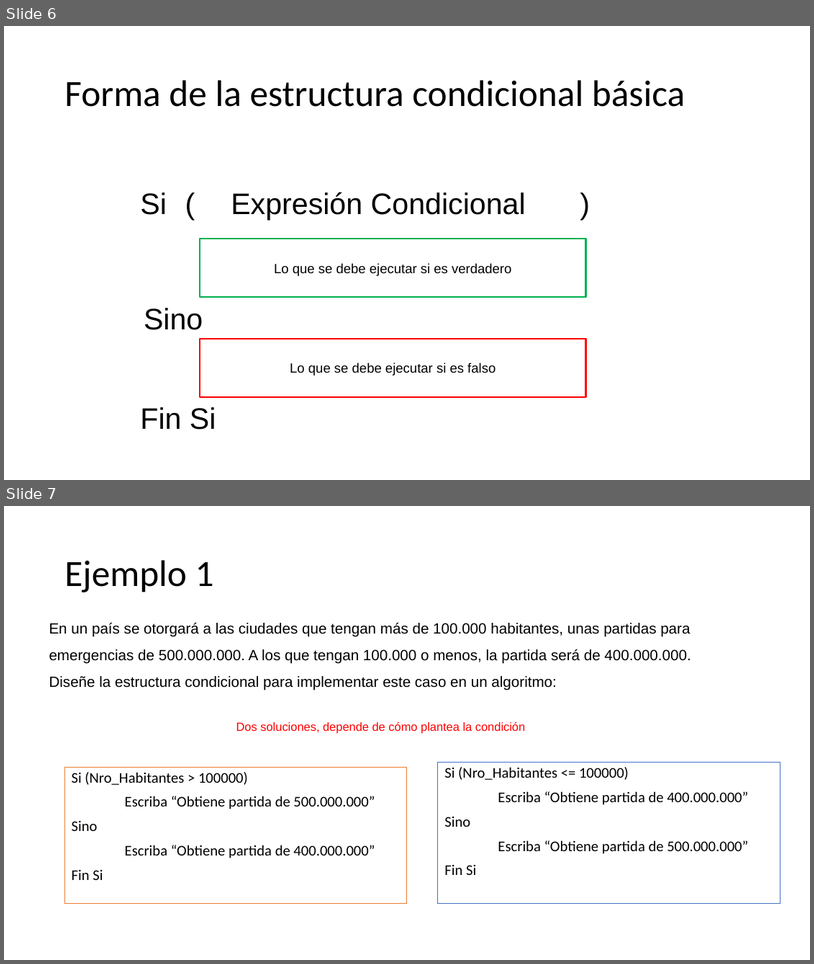
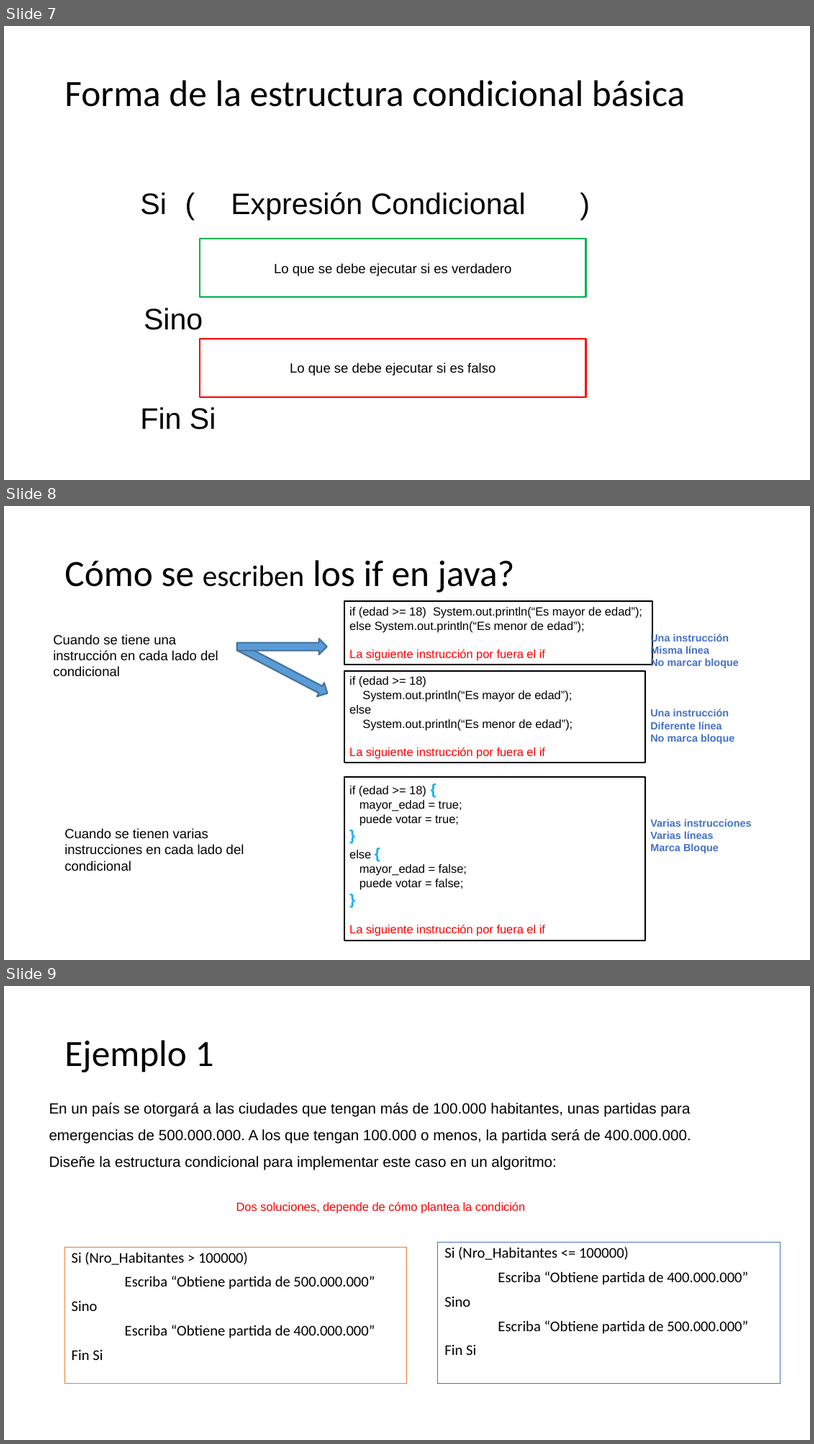
Before and after one commit to CesarLopez-Profe/Logica-de-programacion, a slide deck: Slides/3_Estructuras condicionales.pptx. Shown one above the other, each under a label of ours: slides 6 and 7 before the commit, slides 7, 8 and 9 after it. The pictures are 814x964 and 814x1444 pixels, drawn with LibreOffice and Linux fonts; fonts in the diff are those of the drawing; background and template pictures are left out. Boxes give left, top, right and bottom in pixels: in the first picture for what was removed or moved away, otherwise in the second. Text is boxed around its words. In the diff, an @@ line names an element or a change of style, - is before the commit and + after.

Commit message:
Actualizacion ppts condicionales y pasos para talleres en github

```diff
--- a/Slides/3_Estructuras condicionales.pptx
+++ b/Slides/3_Estructuras condicionales.pptx
@@ slide 8 added at <box>4,506,810,960</box>, background picture (left out) @@
@@ title added at <box>64,560,515,592</box>, 49.9 pt, text #000000 @@
+Cómo se escriben los if en java?
@@ rectangle added at <box>345,602,653,664</box>, fill #FFFFFF, outline #000000 2 pt, 16 pt, text #000000 @@
+if (edad >= 18) System.out.println(“Es mayor de edad”);
+else System.out.println(“Es menor de edad”);
+La siguiente instrucción por fuera el if
@@ text added at <box>53,634,219,677</box>, 18 pt, text #000000 @@
+Cuando se tiene una instrucción en cada lado del condicional
@@ text added at <box>651,633,739,668</box>, 14 pt, text #4472C4, bold @@
+Una instrucción
+Misma línea
+No marcar bloque
@@ down arrow added at <box>236,640,331,700</box>, fill #5B9BD5, outline #43739E 2 pt @@
@@ down arrow added at <box>237,638,327,654</box>, fill #5B9BD5, outline #43739E 2 pt @@
@@ rectangle added at <box>345,671,646,763</box>, fill #FFFFFF, outline #000000 2 pt, 16 pt, text #000000 @@
+if (edad >= 18)
+System.out.println(“Es mayor de edad”);
+else
+System.out.println(“Es menor de edad”);
+La siguiente instrucción por fuera el if
@@ text added at <box>651,708,735,744</box>, 14 pt, text #4472C4, bold @@
+Una instrucción
+Diferente línea
+No marca bloque
@@ rectangle added at <box>345,777,646,940</box>, fill #FFFFFF, outline #000000 2 pt, 16 pt, text #000000 @@
+if (edad >= 18) {
+mayor_edad = true;
+puede votar = true;
+}
+else {
+mayor_edad = false;
+puede votar = false;
+}
+La siguiente instrucción por fuera el if
@@ text added at <box>64,828,244,871</box>, 18 pt, text #000000 @@
+Cuando se tienen varias instrucciones en cada lado del condicional
@@ text added at <box>651,818,752,853</box>, 14 pt, text #4472C4, bold @@
+Varias instrucciones Varias líneas
+Marca Bloque
@@ what was slide 6 is now slide 7 @@
@@ what was slide 7 is now slide 9 @@
```
Also in this commit, not shown: 1 slide changed, 2 other slides added, 2 other files.
